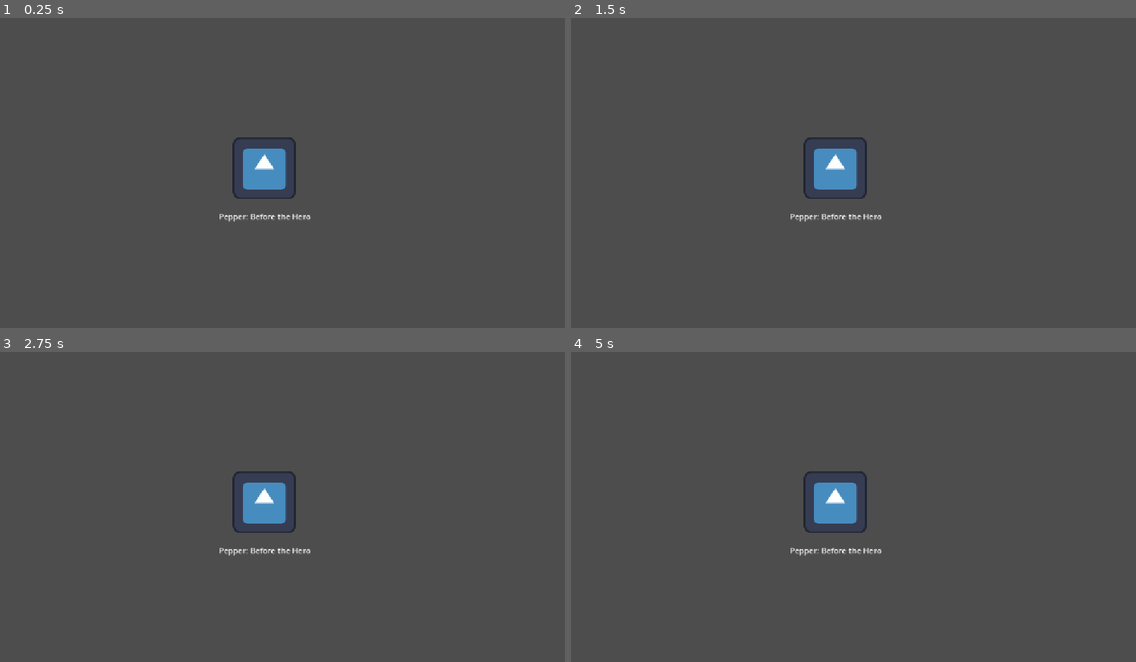
Above: before the commit, frames 1-4 (two rows, left to right).
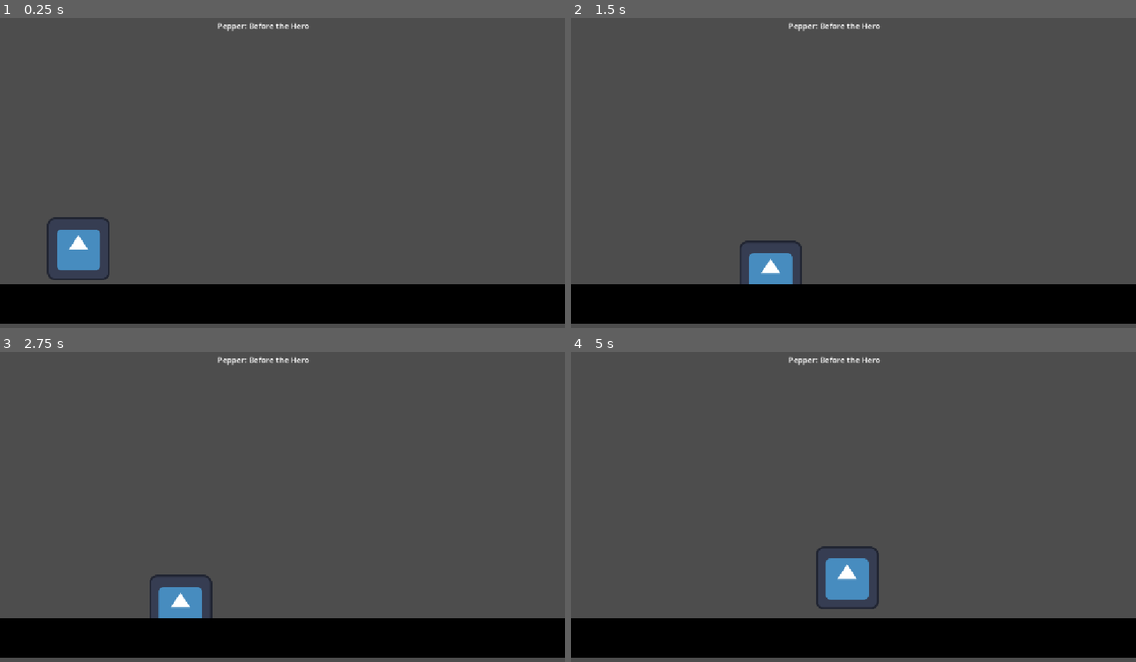
Above: after the commit, the same moments.

Repository: KKYuuki/Pepper-Before-The-Hero
Game: Godot game, scene res://scenes/main.tscn
Two runs of this game, one before a commit and one after it. Both use one fixed random seed, a clock stepped at 60 frames per second and the inputs below. The engine's default icon, where the game draws it, is replaced by a stand-in: a white triangle on a blue panel in a dark square.
Inputs:
- Up to frame 1 (0.25 s): no input
- Up to frame 2 (1.5 s): hold D (move_right, bound only after the commit) from 0.53 s (still down); tap Space (jump, bound only after the commit) at 0.6, 0.77, 1.07, 1.35 s
- Up to frame 3 (2.75 s): tap Space (jump, bound only after the commit) at 1.52, 1.82, 2.1 s; release D (move_right, bound only after the commit) at 2.03 s; hold A (move_left, bound only after the commit) from 2.03 s (still down)
- Up to frame 4 (5 s): release A (move_left, bound only after the commit) at 2.78 s; hold D (move_right, bound only after the commit) 2.78-4.28 s; tap Space (jump, bound only after the commit) at 2.85, 3.02, 3.32, 3.6, 3.77, 4.07, 4.35, 4.52, 4.82 s; hold A (move_left, bound only after the commit) from 4.28 s (still down)

The runs differ from the first frame. In frame 1, 16% of the frame differs, in the area x 0-100%, y 1-99%; in frame 2, 15%; in frame 3, 15%; in frame 4, 16%.

Commit message:
Week 2: core mechanic + juice

Diff:
--- a/project.godot
+++ b/project.godot
@@ -20,6 +20,26 @@
 window/stretch/mode="canvas_items"
 window/stretch/aspect="expand"
 
+[input]
+
+move_left={
+"deadzone": 0.2,
+"events": [Object(InputEventKey,"resource_local_to_scene":false,"resource_name":"","device":-1,"window_id":0,"alt_pressed":false,"shift_pressed":false,"ctrl_pressed":false,"meta_pressed":false,"pressed":false,"keycode":0,"physical_keycode":65,"key_label":0,"unicode":97,"location":0,"echo":false,"script":null)
+, Object(InputEventKey,"resource_local_to_scene":false,"resource_name":"","device":-1,"window_id":0,"alt_pressed":false,"shift_pressed":false,"ctrl_pressed":false,"meta_pressed":false,"pressed":false,"keycode":0,"physical_keycode":4194319,"key_label":0,"unicode":0,"location":0,"echo":false,"script":null)
+]
+}
+move_right={
+"deadzone": 0.2,
+"events": [Object(InputEventKey,"resource_local_to_scene":false,"resource_name":"","device":-1,"window_id":0,"alt_pressed":false,"shift_pressed":false,"ctrl_pressed":false,"meta_pressed":false,"pressed":false,"keycode":0,"physical_keycode":68,"key_label":0,"unicode":100,"location":0,"echo":false,"script":null)
+, Object(InputEventKey,"resource_local_to_scene":false,"resource_name":"","device":-1,"window_id":0,"alt_pressed":false,"shift_pressed":false,"ctrl_pressed":false,"meta_pressed":false,"pressed":false,"keycode":0,"physical_keycode":4194321,"key_label":0,"unicode":0,"location":0,"echo":false,"script":null)
+]
+}
+jump={
+"deadzone": 0.2,
+"events": [Object(InputEventKey,"resource_local_to_scene":false,"resource_name":"","device":-1,"window_id":0,"alt_pressed":false,"shift_pressed":false,"ctrl_pressed":false,"meta_pressed":false,"pressed":false,"keycode":0,"physical_keycode":32,"key_label":0,"unicode":32,"location":0,"echo":false,"script":null)
+]
+}
+
 [physics]
 
 3d/physics_engine="Jolt Physics"
--- a/scenes/main.tscn
+++ b/scenes/main.tscn
@@ -1,16 +1,43 @@
 [gd_scene format=3 uid="uid://d4hlxr7qmym1"]
 
-[ext_resource type="Texture2D" uid="uid://dbpgkojn482yt" path="res://icon.svg" id="1_ig7tw"]
+[ext_resource type="Script" uid="uid://dg46gih8yci71" path="res://scenes/player.gd" id="1_0wfyh"]
+[ext_resource type="Texture2D" uid="uid://dbpgkojn482yt" path="res://icon.svg" id="2_sugp2"]
+
+[sub_resource type="RectangleShape2D" id="RectangleShape2D_tatq0"]
+size = Vector2(40, 50)
+
+[sub_resource type="RectangleShape2D" id="RectangleShape2D_uh8ql"]
+size = Vector2(1152, 80)
 
 [node name="Main" type="Node2D" unique_id=805956487]
 
-[node name="Pepper" type="Sprite2D" parent="." unique_id=2021945409]
-position = Vector2(539, 322)
-texture = ExtResource("1_ig7tw")
+[node name="Label" type="Label" parent="." unique_id=371193259]
+offset_left = 443.0
+offset_top = 20.0
+offset_right = 631.0
+offset_bottom = 43.0
+text = "Pepper: Before the Hero"
+horizontal_alignment = 1
 
-[node name="Label" type="Label" parent="." unique_id=371193259]
-offset_left = 446.0
-offset_top = 409.0
-offset_right = 634.0
-offset_bottom = 432.0
-text = "Pepper: Before the Hero"
+[node name="Player" type="CharacterBody2D" parent="." unique_id=812399752]
+position = Vector2(160, 450)
+script = ExtResource("1_0wfyh")
+
+[node name="Sprite2D" type="Sprite2D" parent="Player" unique_id=2021945409]
+texture = ExtResource("2_sugp2")
+
+[node name="CollisionShape2D" type="CollisionShape2D" parent="Player" unique_id=1871192255]
+shape = SubResource("RectangleShape2D_tatq0")
+
+[node name="Ground" type="StaticBody2D" parent="." unique_id=875223148]
+position = Vector2(567, 600)
+
+[node name="CollisionShape2D" type="CollisionShape2D" parent="Ground" unique_id=1728433890]
+shape = SubResource("RectangleShape2D_uh8ql")
+
+[node name="ColorRect" type="ColorRect" parent="Ground" unique_id=294744458]
+offset_left = -567.0
+offset_top = -40.0
+offset_right = 585.0
+offset_bottom = 40.0
+color = Color(0, 0, 0, 1)
--- /dev/null
+++ b/scenes/player.gd
@@ -0,0 +1,45 @@
+
+extends CharacterBody2D
+
+# Pepper's movement settings
+@export var move_speed: float = 260.0
+@export var jump_velocity: float = -430.0
+@export var gravity: float = 1100.0
+
+# Coyote time allows jumping briefly after leaving a ledge.
+@export var coyote_time: float = 0.12
+
+var coyote_timer: float = 0.0
+
+@onready var sprite: Sprite2D = $Sprite2D
+
+
+func _physics_process(delta: float) -> void:
+	# Track whether Pepper can still jump.
+	if is_on_floor():
+		coyote_timer = coyote_time
+	else:
+		coyote_timer = maxf(coyote_timer - delta, 0.0)
+
+	# Apply gravity while airborne.
+	if not is_on_floor():
+		velocity.y += gravity * delta
+
+	# Jump when allowed.
+	if Input.is_action_just_pressed("jump") and coyote_timer > 0.0:
+		velocity.y = jump_velocity
+		coyote_timer = 0.0
+
+	# Read horizontal movement.
+	var direction: float = Input.get_axis(
+		"move_left", "move_right"
+	)
+
+	velocity.x = direction * move_speed
+
+	# Face the direction of travel.
+	if direction != 0.0:
+		sprite.flip_h = direction < 0.0
+
+	# Apply movement with collision handling.
+	move_and_slide()
Not shown, added: scenes/player.gd.uid
